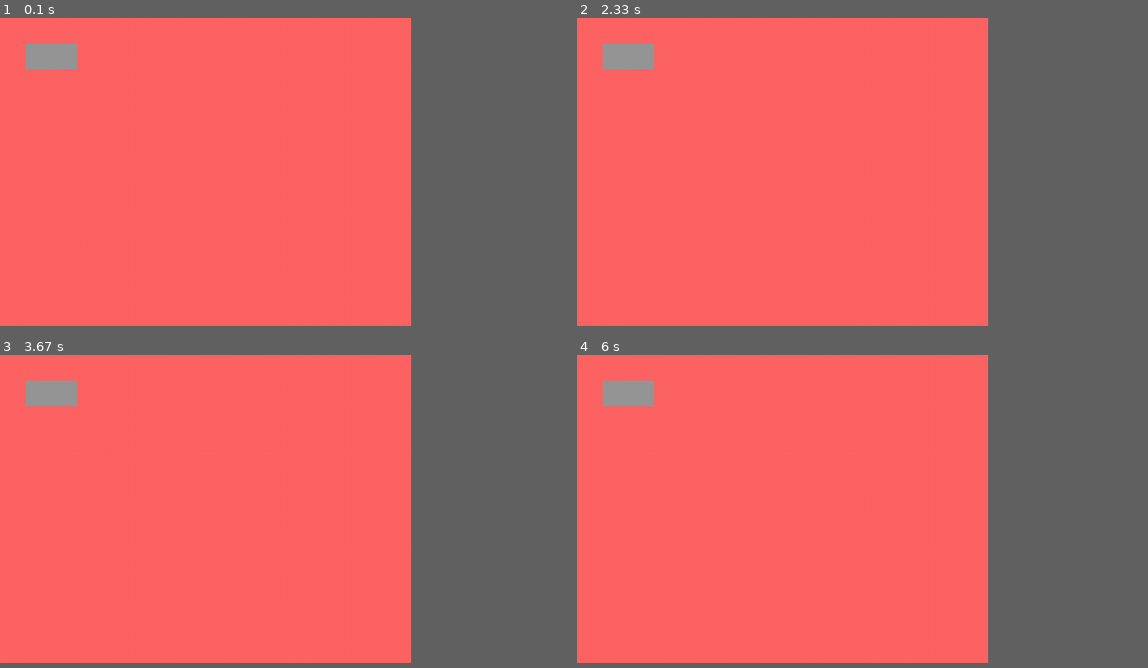
Above: before the commit, frames 1-4 (two rows, left to right).
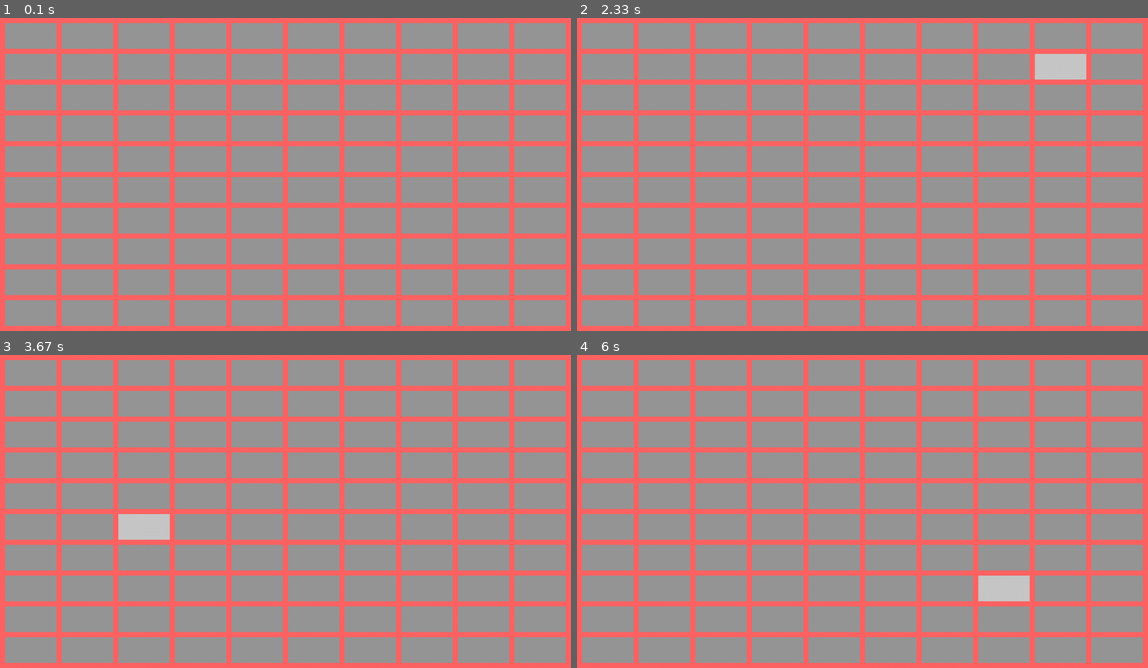
Above: after the commit, the same moments.

Repository: iMistly/csci3329
Game: pygame game, started from W7/pygame2.py
Two runs of this game, one before a commit and one after it. Both use one fixed random seed, a clock stepped at 60 frames per second and the inputs below.
Inputs (mouse positions are in pixels of both pictures, inside the frame that each line leads up to):
- Up to frame 1 (0.1 s): no input
- Up to frame 2 (2.33 s): press the mouse at (776, 312) at 0.37 s; move the mouse to (731, 221) at 0.47 s; release the mouse at (685, 127) at 0.6 s; click (948, 64) at 0.72 s; press the mouse at (662, 249) at 1.03 s; move the mouse to (868, 271) at 1.13 s; release the mouse at (1079, 290) at 1.27 s; press the mouse at (605, 68) at 1.37 s; move the mouse to (674, 171) at 1.47 s; release the mouse at (736, 274) at 1.6 s; press the mouse at (719, 221) at 1.7 s; move the mouse to (714, 221) at 1.8 s; release the mouse at (702, 224) at 1.93 s; press the mouse at (719, 190) at 2.03 s; move the mouse to (896, 121) at 2.13 s; release the mouse at (1073, 55) at 2.27 s
- Up to frame 3 (3.67 s): press the mouse at (28, 649) at 2.37 s; move the mouse to (142, 520) at 2.47 s; release the mouse at (256, 395) at 2.6 s; press the mouse at (199, 586) at 2.7 s; move the mouse to (314, 505) at 2.8 s; release the mouse at (428, 423) at 2.93 s; press the mouse at (142, 495) at 3.03 s; move the mouse to (234, 492) at 3.13 s; release the mouse at (331, 492) at 3.27 s; press the mouse at (28, 495) at 3.37 s; move the mouse to (97, 511) at 3.47 s; release the mouse at (165, 524) at 3.6 s
- Up to frame 4 (6 s): press the mouse at (719, 464) at 3.7 s; move the mouse to (805, 445) at 3.8 s; release the mouse at (891, 423) at 3.93 s; press the mouse at (662, 649) at 4.03 s; move the mouse to (656, 596) at 4.13 s; release the mouse at (656, 542) at 4.27 s; press the mouse at (719, 405) at 4.37 s; move the mouse to (702, 455) at 4.47 s; release the mouse at (679, 505) at 4.6 s; press the mouse at (605, 527) at 4.7 s; move the mouse to (839, 564) at 4.8 s; release the mouse at (1073, 602) at 4.93 s; press the mouse at (776, 373) at 5.03 s; move the mouse to (759, 464) at 5.13 s; release the mouse at (742, 558) at 5.27 s; press the mouse at (719, 617) at 5.37 s; move the mouse to (873, 545) at 5.47 s; release the mouse at (1033, 470) at 5.6 s; press the mouse at (776, 405) at 5.7 s; move the mouse to (891, 498) at 5.8 s; release the mouse at (1010, 592) at 5.93 s
In our replay, the window is 648x486 before the commit and 900x494 after it. These sizes can differ from the game's own. Grey fills any space a smaller window leaves; there, only what the larger window draws over its background counts as a difference.

The runs differ from the first frame. In frame 1, 63% of the frame differs, in the area x 0-100%, y 0-100%; in frame 2, 63%; in frame 3, 63%; in frame 4, 63%.

Commit message:
revised button

Diff:
--- a/W7/Button.py
+++ b/W7/Button.py
@@ -4,28 +4,28 @@
     def __init__(self, window, x, y, width, height) -> None:
         self.window = window
         self.rect = pg.Rect(x, y, width, height)
-        self.colorIdle = (150, 150, 150)
-        self.colorHover = (200, 200, 200)
-        self.colorClick = (225, 0, 225)
+        self.colors = {'default': (150, 150, 150),
+                       'hover': (200, 200, 200),
+                       'click': (138, 180, 248)}
         self.state = 'default'
+        self.pressed = False
 
     def draw(self):
-        if(self.state == 'default'):
-            pg.draw.rect(self.window, self.colorIdle, self.rect)
-        elif(self.state == 'hover'):
-            pg.draw.rect(self.window, self.colorHover, self.rect)
-        elif(self.state == 'click'):
-            pg.draw.rect(self.window, self.colorClick, self.rect)
+        pg.draw.rect(self.window, self.colors[self.state], self.rect)
 
     def eventResponse(self, eventObject):
         collision = self.rect.collidepoint(pg.mouse.get_pos())
 
         for event in eventObject:
-            if (event.type == pg.MOUSEBUTTONDOWN or pg.mouse.get_pressed()[0]) and collision:
-                self.state = 'click'
-            elif event.type == pg.MOUSEBUTTONUP and collision:
-                self.state = 'hover'
-            elif collision:
-                self.state = 'hover'
-            else:
-                self.state = 'default'
+            if event.type == pg.MOUSEBUTTONDOWN and collision:
+                self.pressed = True
+            elif event.type == pg.MOUSEBUTTONUP:
+                if collision and self.pressed:
+                    print('Do something')
+                self.pressed = False
+
+
+        if self.pressed:
+            self.state = 'click'
+        else:
+            self.state = 'hover' if collision else 'default'
--- a/W7/pygame2.py
+++ b/W7/pygame2.py
@@ -3,13 +3,16 @@
 
 pg.init()
 
-mainDisp = pg.display.set_mode((800, 600))
+mainDisp = pg.display.set_mode((1110, 610))
 mainDisp.fill((255,100,100))
 
 # rect = pg.rect.Rect(10, 10, 100, 50)
 # pg.draw.rect(mainDisp, (200, 200, 200), rect)
 
-button1 = Button(mainDisp, 50, 50, 100, 50)
+buttonList = []
+for i in range(10):
+    for j in range(10):
+        buttonList.append(Button(mainDisp, 10 + 110 * i, 10 + 60 * j, 100, 50))
 
 mainClock = pg.time.Clock()
 
@@ -20,7 +23,10 @@
             pg.quit()
             exit()
 
-    button1.eventResponse(events)
-    button1.draw()
+    for button in buttonList:
+        if button.eventResponse(events):
+            print('Button Pressed')
+        button.draw()
+
     mainClock.tick(60)
     pg.display.update()
